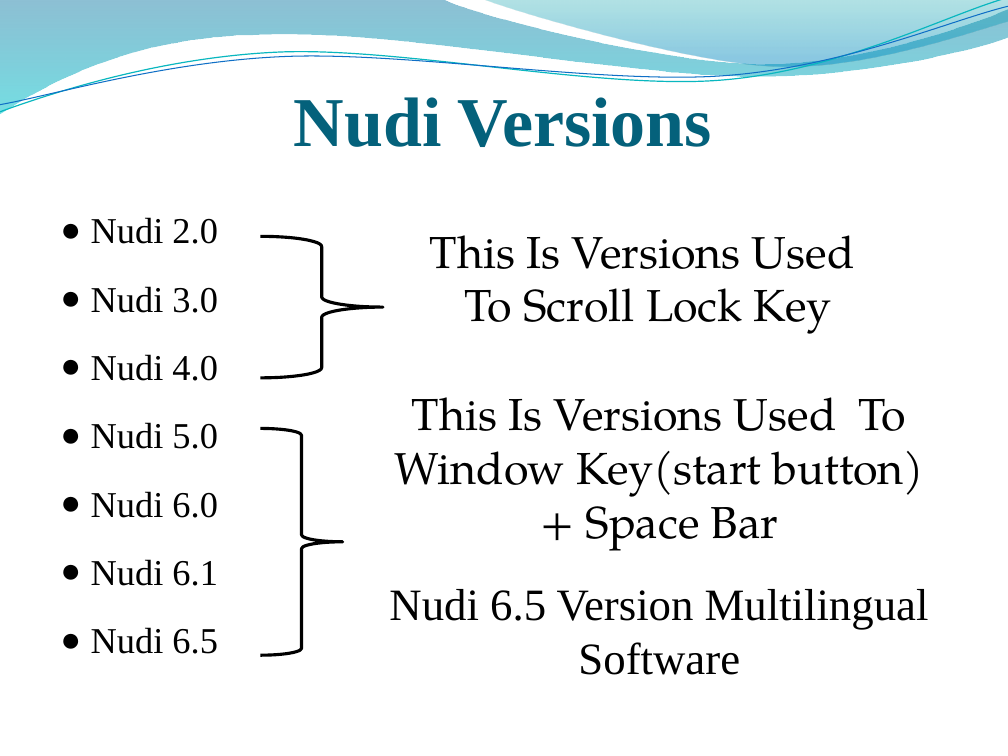
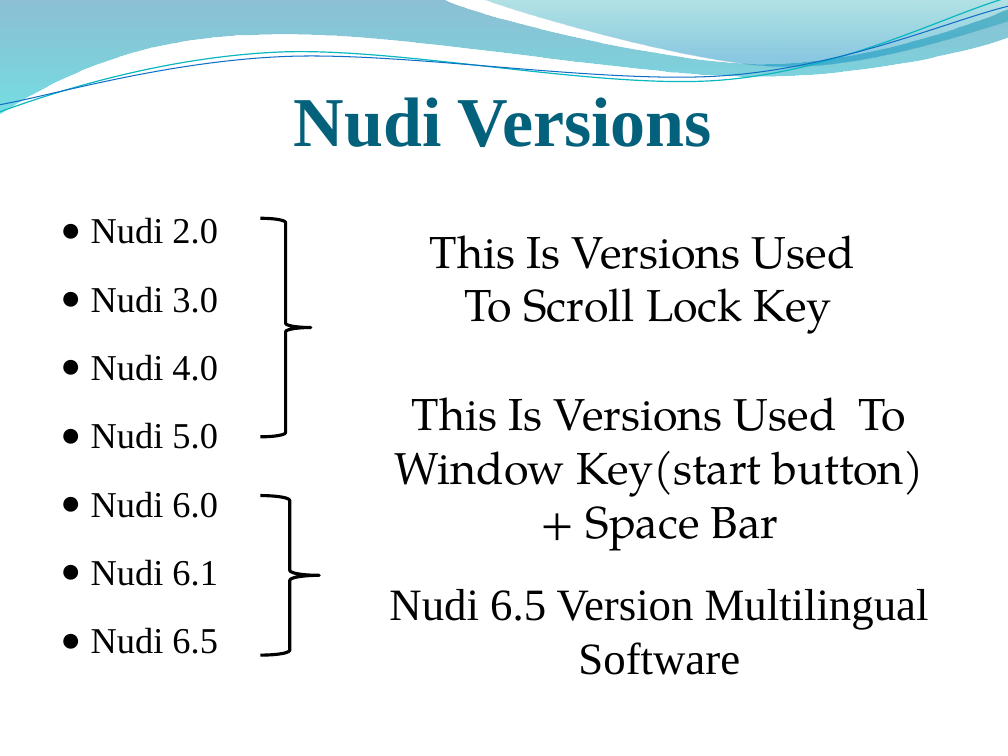
Before and after one commit to RashmivernekarN/keonics, a slide deck: slide 4 of All Sub PPT/ನುಡಿ ತಂತ್ರಾಂಶ.pptx. Drawn at 1008x756 pixels with LibreOffice and Linux fonts; fonts in the diff are those of the drawing; background and template pictures are left out. Boxes give left, top, right and bottom in pixels: in the first picture for what was removed or moved away, otherwise in the second. Text is boxed around its words. In the diff, an @@ line names an element or a change of style, - is before the commit and + after.

```diff
--- a/All Sub PPT/ನುಡಿ ತಂತ್ರಾಂಶ.pptx
+++ b/All Sub PPT/ನುಡಿ ತಂತ್ರಾಂಶ.pptx
@@ right brace resized from (x1=260, y1=236, x2=383, y2=377) to (x1=260, y1=219, x2=310, y2=437) @@
@@ right brace resized from (x1=260, y1=428, x2=343, y2=655) to (x1=260, y1=496, x2=319, y2=655) @@
```
Also in this commit, not shown: 3 other files.
